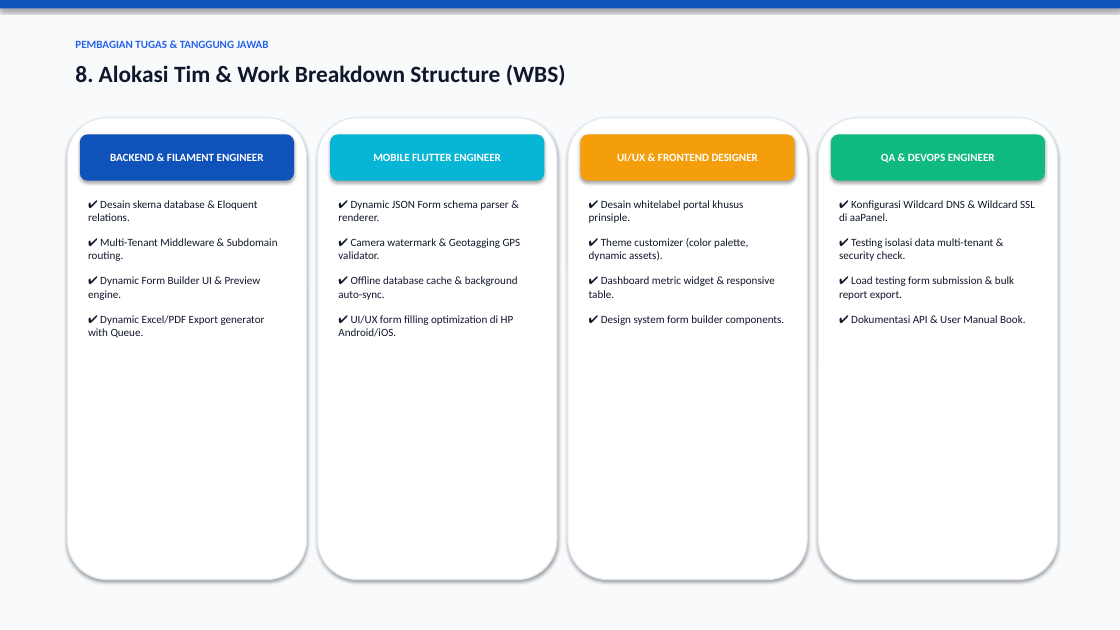
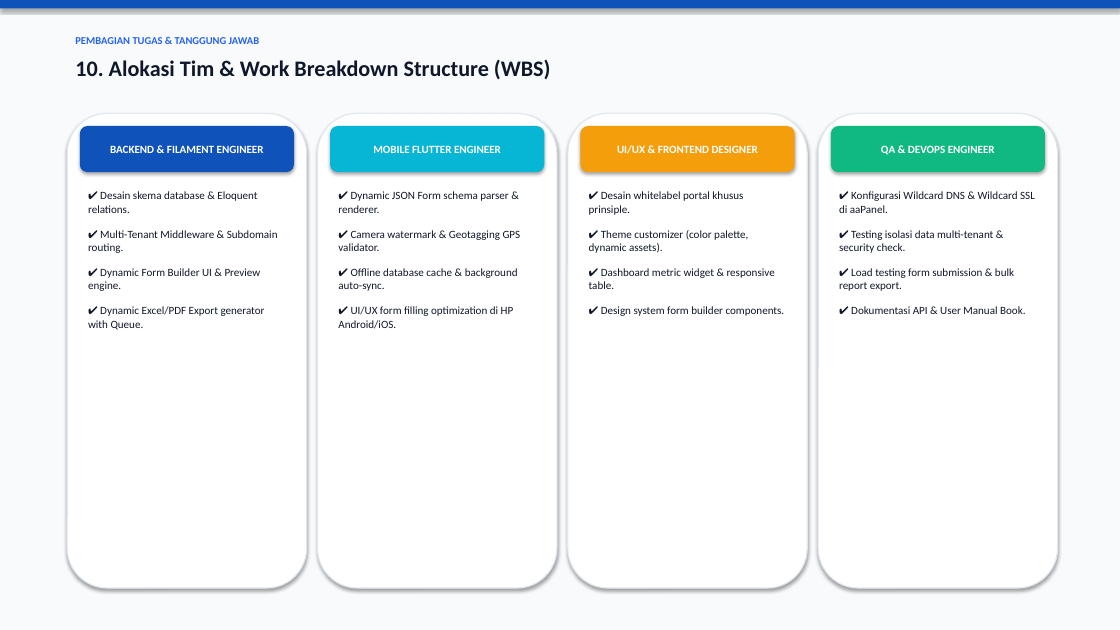
Before and after one commit to digitalgalery-dgsoft/attendaceesa, a slide deck: slide 11 of Plan_Reporting_Custom_Prinsiple_ESA.pptx (slide 9 before the commit). Drawn at 1120x630 pixels with LibreOffice and Linux fonts; fonts in the diff are those of the drawing. Boxes give left, top, right and bottom in pixels: in the first picture for what was removed or moved away, otherwise in the second. Text is boxed around its words. In the diff, an @@ line names an element or a change of style, - is before the commit and + after.

Commit message:
docs: Tambahkan studi kasus 3 prinsiple (Dulux, Fonterra, Mamasuka) ke presentasi PPTX

```diff
--- a/Plan_Reporting_Custom_Prinsiple_ESA.pptx
+++ b/Plan_Reporting_Custom_Prinsiple_ESA.pptx
@@ text "PEMBAGIAN TUGAS & TANGGUNG JAWAB" at (x1=75, y1=37, x2=260, y2=44): size 9.5 to 9 pt @@
@@ text at (x1=75, y1=60, x2=551, y2=79): text changed; size 20 to 19 pt @@
-8. Alokasi Tim & Work Breakdown Structure (WBS)
+10. Alokasi Tim & Work Breakdown Structure (WBS)
@@ rounded rectangle resized from (x1=67, y1=118, x2=307, y2=580) to (x1=67, y1=113, x2=307, y2=588) @@
@@ rounded rectangle resized from (x1=318, y1=118, x2=557, y2=580) to (x1=318, y1=113, x2=557, y2=588) @@
@@ rounded rectangle resized from (x1=568, y1=118, x2=807, y2=580) to (x1=568, y1=113, x2=807, y2=588) @@
@@ rounded rectangle resized from (x1=818, y1=118, x2=1058, y2=580) to (x1=818, y1=113, x2=1058, y2=588) @@
@@ 4 rounded rectangles moved together from (x1=80, y1=134, x2=1045, y2=181) to (x1=80, y1=126, x2=1045, y2=172) @@
@@ text "✔ Desain skema database & ..." moved from (x1=88, y1=200, x2=278, y2=338) to (x1=88, y1=191, x2=278, y2=330) @@
@@ text "✔ Dynamic JSON Form schema ..." moved from (x1=338, y1=200, x2=521, y2=337) to (x1=338, y1=191, x2=521, y2=329) @@
@@ text "✔ Desain whitelabel portal khusus ..." moved from (x1=589, y1=200, x2=785, y2=325) to (x1=589, y1=191, x2=785, y2=316) @@
@@ text "✔ Konfigurasi Wildcard DNS & ..." moved from (x1=839, y1=200, x2=1035, y2=323) to (x1=839, y1=191, x2=1035, y2=314) @@
```
Also in this commit, not shown: 10 other slides changed, 2 slides added, 2 other files.
